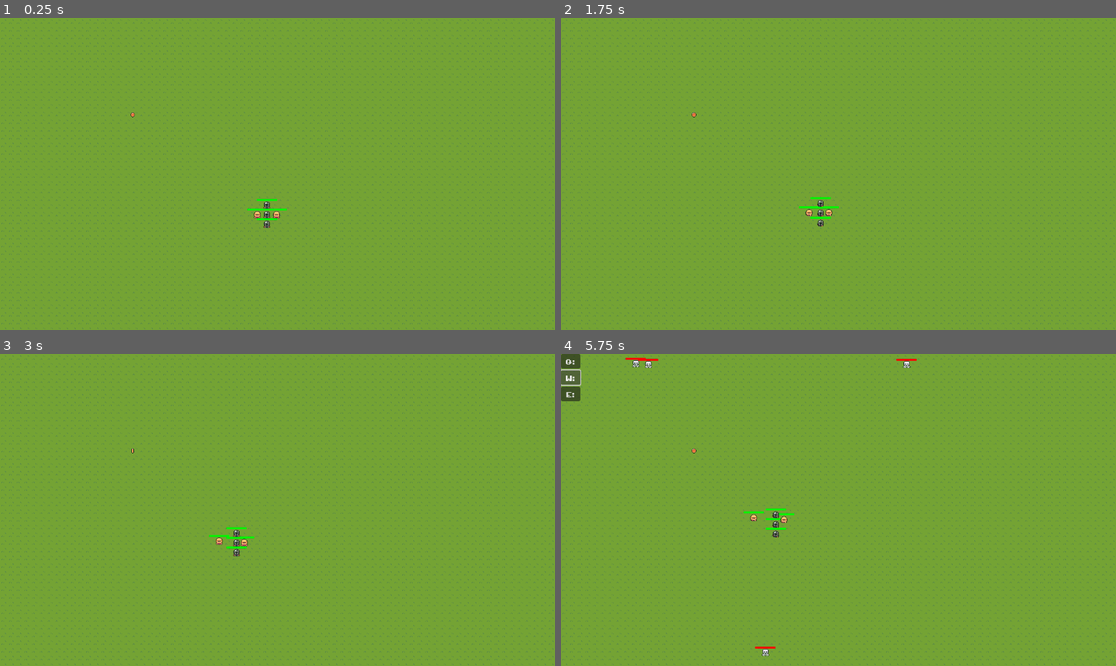
Above: before the commit, frames 1-4 (two rows, left to right).
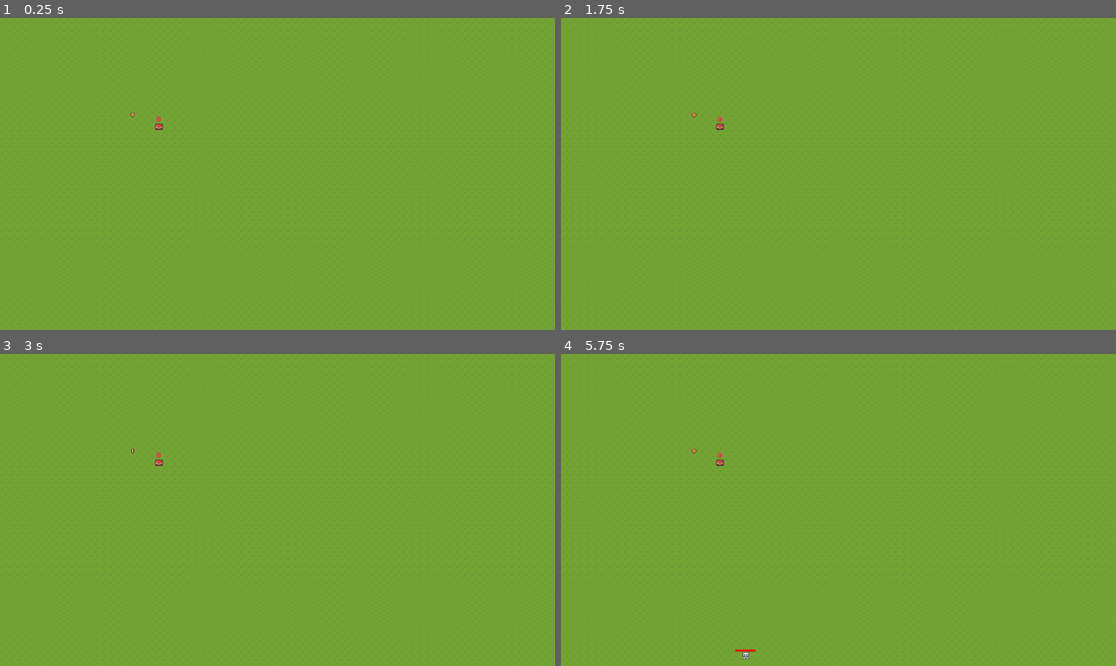
Above: after the commit, the same moments.

Repository: lm98/team-survival
Game: Godot game, scene res://scenes/game.tscn
Same seed, same stepped clock (60 frames per second), same inputs: the game is played once before the commit and once after it.
Inputs (mouse positions are in pixels of both pictures, inside the frame that each line leads up to):
- Up to frame 1 (0.25 s): no input
- Up to frame 2 (1.75 s): tap Enter at 0.5 s; move the mouse to (960, 158) at 0.52 s; tap Space (open_chest, bound only after the commit) at 0.6, 1.25, 1.55 s; move the mouse to (727, 189) at 1.27 s; click (727, 189) at 1.35 s
- Up to frame 3 (3 s): move the mouse to (333, 441) at 2.02 s; tap Space (open_chest, bound only after the commit) at 2.1, 2.85 s; move the mouse to (249, 572) at 2.77 s
- Up to frame 4 (5.75 s): move the mouse to (1005, 556) at 3.52 s; click (1005, 556) at 3.6 s; tap Space (open_chest, bound only after the commit) at 3.8 s; right-click (1005, 556) at 4.15 s; click (572, 360) at 4.25 s, where only the run before the commit has a clickable "Q:"; click (572, 378) at 5 s, where only the run before the commit has a clickable "W:"

The runs differ from the first frame. In frame 1, 0.3% of the frame differs, in the area x 27-52%, y 31-68%; in frame 2, 0.3%; in frame 3, 0.3%; in frame 4, 1.1%, in the area x 0-65%, y 0-98%.
Error after the commit: Invalid access to property or key 'size' on a base object of type 'Dictionary'. (res://scripts/player/player_team.gd:32)

Commit message:
feat: add chest to buy team members

Diff:
--- a/project.godot
+++ b/project.godot
@@ -22,9 +22,10 @@
 "events": [Object(InputEventMouseButton,"resource_local_to_scene":false,"resource_name":"","device":-1,"window_id":0,"a …(253 unchanged characters)…
 ]
 }
-open_choose_menu={
+open_chest={
 "deadzone": 0.5,
-"events": [Object(InputEventMouseButton,"resource_local_to_scene":false,"resource_name":"","device":-1,"window_id":0,"alt_pressed":false,"shift_pressed":false,"ctrl_pressed":false,"meta_pressed":false,"button_mask":0,"position":Vector2(0, 0),"global_position":Vector2(0, 0),"factor":1.0,"button_index":2,"canceled":false,"pressed":false,"double_click":false,"script":null)
+"events": [Object(InputEventKey,"resource_local_to_scene":false,"resource_name":"","device":-1,"window_id":0,"alt_pressed":false,"shift_pressed":false,"ctrl_pressed":false,"meta_pressed":false,"pressed":false,"keycode":0,"physical_keycode":32,"key_label":0,"unicode":32,"location":0,"echo":false,"script":null)
+, Object(InputEventKey,"resource_local_to_scene":false,"resource_name":"","device":-1,"window_id":0,"alt_pressed":false,"shift_pressed":false,"ctrl_pressed":false,"meta_pressed":false,"pressed":false,"keycode":0,"physical_keycode":69,"key_label":0,"unicode":101,"location":0,"echo":false,"script":null)
 ]
 }
 
--- a/scenes/game.tscn
+++ b/scenes/game.tscn
@@ -1,15 +1,14 @@
-[gd_scene load_steps=14 format=4 uid="uid://cg4hkp5e5mkx8"]
+[gd_scene load_steps=13 format=4 uid="uid://cg4hkp5e5mkx8"]
 
 [ext_resource type="PackedScene" uid="uid://cnmt8c1qg0fui" path="res://scenes/util/progression_manager.tscn" id="1_flsox"]
 [ext_resource type="PackedScene" uid="uid://dnm0gyvqhxihe" path="res://scenes/player/player_team.tscn" id="1_n5eul"]
-[ext_resource type="Script" path="res://scripts/game.gd" id="1_vvuup"]
 [ext_resource type="PackedScene" uid="uid://dox0nvi5tnwm7" path="res://scenes/enemy/skeleton.tscn" id="3_0e35p"]
 [ext_resource type="PackedScene" uid="uid://danomup8bjwpg" path="res://scenes/enemy/enemy_spawner.tscn" id="3_fpdir"]
 [ext_resource type="Texture2D" uid="uid://cfdmy3n0v8n03" path="res://assets/scenery/TilesetFloor.png" id="5_orsff"]
 [ext_resource type="Script" path="res://scripts/enemy/spawn_info.gd" id="5_rwukp"]
 [ext_resource type="AudioStream" uid="uid://dbvwl1eiupeps" path="res://assets/music/2 - The Cave.ogg" id="6_uluyg"]
 [ext_resource type="PackedScene" uid="uid://dqtxwbcjpp6iu" path="res://scenes/pickup/coin.tscn" id="7_l505k"]
-[ext_resource type="PackedScene" uid="uid://48xt1cdqrgao" path="res://scenes/ui/choose_menu.tscn" id="9_h5g5n"]
+[ext_resource type="PackedScene" uid="uid://vnndqvkga1eb" path="res://scenes/item/chest.tscn" id="10_ell8b"]
 
 [sub_resource type="TileSetAtlasSource" id="TileSetAtlasSource_tt5fv"]
 texture = ExtResource("5_orsff")
@@ -484,7 +483,6 @@
 spawn_delay = 1
 
 [node name="Game" type="Node"]
-script = ExtResource("1_vvuup")
 
 [node name="ProgressionManager" parent="." instance=ExtResource("1_flsox")]
 
@@ -493,9 +491,6 @@
 tile_map_data = PackedByteArray("AAAAAAAAAAAPAAwAAAAAAAEAAAAPAAwAAAAAAAIAAAAPAAwAAAAAAAMAAAAPAAwAAAAAAAQAAAAPAAwAAAAAAA …(69808 unchanged characters)…
 tile_set = SubResource("TileSet_hb1fn")
 
-[node name="ChooseMenu" parent="." instance=ExtResource("9_h5g5n")]
-visible = false
-
 [node name="PlayerTeam" parent="." instance=ExtResource("1_n5eul")]
 position = Vector2(277, 204)
 
@@ -510,4 +505,8 @@
 [node name="Coin" parent="." instance=ExtResource("7_l505k")]
 position = Vector2(276, 201)
 
+[node name="Chest" parent="." instance=ExtResource("10_ell8b")]
+position = Vector2(330, 225)
+chest_type = null
+
 [editable path="EnemySpawner"]
--- /dev/null
+++ b/scenes/item/chest.tscn
@@ -0,0 +1,66 @@
+[gd_scene load_steps=9 format=3 uid="uid://vnndqvkga1eb"]
+
+[ext_resource type="Script" path="res://scripts/item/chest.gd" id="1_2y3rx"]
+[ext_resource type="Texture2D" uid="uid://c3um1dh5tuuqh" path="res://assets/sprites/BigTreasureChest.png" id="1_it48e"]
+[ext_resource type="FontFile" uid="uid://bslx2ods0bxu2" path="res://assets/ui/fonts/NormalFont.ttf" id="1_rsmcv"]
+
+[sub_resource type="AtlasTexture" id="AtlasTexture_gkhrm"]
+atlas = ExtResource("1_it48e")
+region = Rect2(0, 0, 16, 14)
+
+[sub_resource type="AtlasTexture" id="AtlasTexture_42iku"]
+atlas = ExtResource("1_it48e")
+region = Rect2(0, 0, 16, 14)
+
+[sub_resource type="AtlasTexture" id="AtlasTexture_18cj6"]
+atlas = ExtResource("1_it48e")
+region = Rect2(16, 0, 16, 14)
+
+[sub_resource type="SpriteFrames" id="SpriteFrames_bn54a"]
+animations = [{
+"frames": [{
+"duration": 1.0,
+"texture": SubResource("AtlasTexture_gkhrm")
+}],
+"loop": true,
+"name": &"idle",
+"speed": 5.0
+}, {
+"frames": [{
+"duration": 1.0,
+"texture": SubResource("AtlasTexture_42iku")
+}, {
+"duration": 1.0,
+"texture": SubResource("AtlasTexture_18cj6")
+}],
+"loop": false,
+"name": &"open",
+"speed": 5.0
+}]
+
+[sub_resource type="CircleShape2D" id="CircleShape2D_swgrx"]
+radius = 19.0263
+
+[node name="Chest" type="Area2D"]
+script = ExtResource("1_2y3rx")
+chest_type = null
+
+[node name="Label" type="Label" parent="."]
+offset_left = -10.0
+offset_top = -27.0
+offset_right = 12.0
+offset_bottom = -5.0
+theme_override_colors/font_color = Color(0.878431, 0.223529, 0.298039, 1)
+theme_override_fonts/font = ExtResource("1_rsmcv")
+text = "0"
+horizontal_alignment = 1
+
+[node name="AnimatedSprite2D" type="AnimatedSprite2D" parent="."]
+sprite_frames = SubResource("SpriteFrames_bn54a")
+animation = &"open"
+autoplay = "idle"
+
+[node name="CollisionShape2D" type="CollisionShape2D" parent="."]
+shape = SubResource("CircleShape2D_swgrx")
+
+[connection signal="animation_finished" from="AnimatedSprite2D" to="." method="_on_animated_sprite_2d_animation_finished"]
--- a/scenes/pickup/coin.tscn
+++ b/scenes/pickup/coin.tscn
@@ -42,6 +42,45 @@
 "name": &"idle",
 "speed": 5.0
 }]
+
+[sub_resource type="Animation" id="Animation_xs32s"]
+length = 0.001
+tracks/0/type = "value"
+tracks/0/imported = false
+tracks/0/enabled = true
+tracks/0/path = NodePath("AnimatedSprite2D:visible")
+tracks/0/interp = 1
+tracks/0/loop_wrap = true
+tracks/0/keys = {
+"times": PackedFloat32Array(0),
+"transitions": PackedFloat32Array(1),
+"update": 1,
+"values": [true]
+}
+tracks/1/type = "value"
+tracks/1/imported = false
+tracks/1/enabled = true
+tracks/1/path = NodePath("AudioStreamPlayer2D:playing")
+tracks/1/interp = 1
+tracks/1/loop_wrap = true
+tracks/1/keys = {
+"times": PackedFloat32Array(0),
+"transitions": PackedFloat32Array(1),
+"update": 1,
+"values": [false]
+}
+tracks/2/type = "value"
+tracks/2/imported = false
+tracks/2/enabled = true
+tracks/2/path = NodePath("CollisionShape2D:disabled")
+tracks/2/interp = 1
+tracks/2/loop_wrap = true
+tracks/2/keys = {
+"times": PackedFloat32Array(0),
+"transitions": PackedFloat32Array(1),
+"update": 1,
+"values": [false]
+}
 
 [sub_resource type="Animation" id="Animation_23phf"]
 resource_name = "pickup"
@@ -96,45 +135,6 @@
 }]
 }
 
-[sub_resource type="Animation" id="Animation_xs32s"]
-length = 0.001
-tracks/0/type = "value"
-tracks/0/imported = false
-tracks/0/enabled = true
-tracks/0/path = NodePath("AnimatedSprite2D:visible")
-tracks/0/interp = 1
-tracks/0/loop_wrap = true
-tracks/0/keys = {
-"times": PackedFloat32Array(0),
-"transitions": PackedFloat32Array(1),
-"update": 1,
-"values": [true]
-}
-tracks/1/type = "value"
-tracks/1/imported = false
-tracks/1/enabled = true
-tracks/1/path = NodePath("AudioStreamPlayer2D:playing")
-tracks/1/interp = 1
-tracks/1/loop_wrap = true
-tracks/1/keys = {
-"times": PackedFloat32Array(0),
-"transitions": PackedFloat32Array(1),
-"update": 1,
-"values": [false]
-}
-tracks/2/type = "value"
-tracks/2/imported = false
-tracks/2/enabled = true
-tracks/2/path = NodePath("CollisionShape2D:disabled")
-tracks/2/interp = 1
-tracks/2/loop_wrap = true
-tracks/2/keys = {
-"times": PackedFloat32Array(0),
-"transitions": PackedFloat32Array(1),
-"update": 1,
-"values": [false]
-}
-
 [sub_resource type="AnimationLibrary" id="AnimationLibrary_oj7es"]
 _data = {
 "RESET": SubResource("Animation_xs32s"),
--- a/scenes/player/knight.tscn
+++ b/scenes/player/knight.tscn
@@ -93,7 +93,6 @@
 frame_progress = 0.195528
 
 [node name="CollisionShape2D" type="CollisionShape2D" parent="."]
-visible = false
 position = Vector2(0, 1)
 shape = SubResource("RectangleShape2D_5vl7d")
 
--- a/scenes/player/team_member.tscn
+++ b/scenes/player/team_member.tscn
@@ -1,9 +1,8 @@
-[gd_scene load_steps=7 format=3 uid="uid://b6nfxj6hr8867"]
+[gd_scene load_steps=6 format=3 uid="uid://b6nfxj6hr8867"]
 
 [ext_resource type="Script" path="res://scripts/player/team_member.gd" id="1_c6x2y"]
 [ext_resource type="PackedScene" uid="uid://cof7rl4antpa8" path="res://scenes/util/health_component.tscn" id="3_kj3eh"]
 [ext_resource type="PackedScene" uid="uid://bspqrsf7x4l" path="res://scenes/attack/hit_box.tscn" id="3_qqngv"]
-[ext_resource type="AudioStream" uid="uid://dngpuo78t7q02" path="res://assets/music/Hit.wav" id="4_i8qdm"]
 
 [sub_resource type="SpriteFrames" id="SpriteFrames_ctp6b"]
 
@@ -31,10 +30,7 @@
 value = 30.0
 
 [node name="AttackRange" parent="." instance=ExtResource("3_qqngv")]
-
-[node name="HurtSound" type="AudioStreamPlayer2D" parent="."]
-stream = ExtResource("4_i8qdm")
-volume_db = -10.0
+visible = true
 
 [connection signal="damaged" from="HealthComponent" to="." method="_on_health_component_damaged"]
 [connection signal="health_depleted" from="HealthComponent" to="." method="_on_health_component_health_depleted"]
--- a/scenes/ui/choose_menu.tscn
+++ /dev/null
@@ -1,39 +0,0 @@
-[gd_scene load_steps=4 format=3 uid="uid://48xt1cdqrgao"]
-
-[ext_resource type="Script" path="res://scripts/ui/choose_menu.gd" id="1_107v2"]
-[ext_resource type="FontFile" uid="uid://bslx2ods0bxu2" path="res://assets/ui/fonts/NormalFont.ttf" id="1_k00nr"]
-
-[sub_resource type="StyleBoxEmpty" id="StyleBoxEmpty_1vu2a"]
-
-[node name="ChooseMenu" type="Control"]
-layout_mode = 3
-anchors_preset = 15
-anchor_right = 1.0
-anchor_bottom = 1.0
-grow_horizontal = 2
-grow_vertical = 2
-script = ExtResource("1_107v2")
-
-[node name="PanelContainer" type="PanelContainer" parent="."]
-layout_mode = 0
-offset_right = 40.0
-offset_bottom = 40.0
-theme_override_styles/panel = SubResource("StyleBoxEmpty_1vu2a")
-
-[node name="VBoxContainer" type="VBoxContainer" parent="PanelContainer"]
-layout_mode = 2
-
-[node name="Choice1" type="Button" parent="PanelContainer/VBoxContainer"]
-layout_mode = 2
-theme_override_fonts/font = ExtResource("1_k00nr")
-text = "Q:"
-
-[node name="Choice2" type="Button" parent="PanelContainer/VBoxContainer"]
-layout_mode = 2
-theme_override_fonts/font = ExtResource("1_k00nr")
-text = "W:"
-
-[node name="Choice3" type="Button" parent="PanelContainer/VBoxContainer"]
-layout_mode = 2
-theme_override_fonts/font = ExtResource("1_k00nr")
-text = "E:"
--- a/scenes/util/progression_manager.tscn
+++ b/scenes/util/progression_manager.tscn
@@ -1,6 +1,6 @@
 [gd_scene load_steps=2 format=3 uid="uid://cnmt8c1qg0fui"]
 
-[ext_resource type="Script" path="res://scripts/utilprogression_manager.gd" id="1_1rxda"]
+[ext_resource type="Script" path="res://scripts/util/progression_manager.gd" id="1_1rxda"]
 
 [node name="ProgressionManager" type="Node"]
 script = ExtResource("1_1rxda")
--- /dev/null
+++ b/scripts/item/chest.gd
@@ -0,0 +1,35 @@
+@tool class_name Chest extends Area2D
+
+enum ChestType {Random, PlayerChoice}
+
+@export var price_to_open: int = 0
+@export var chest_type: ChestType
+@onready var label: Label = $Label
+@onready var pm: ProgressionManager = get_node("/root/Game/ProgressionManager")
+@onready var pt: PlayerTeam = get_node("/root/Game/PlayerTeam")
+@onready var animated_sprite_2d: AnimatedSprite2D = $AnimatedSprite2D
+
+var player_characters = ["Knight", "FighterRed"]
+var content: String
+
+func _ready():
+	if pm == null:
+		printerr("No Progression Manager!")
+	elif pt == null:
+		printerr("No Player Team!")
+	match chest_type:
+		ChestType.Random:
+			content = player_characters.pick_random()
+		_: pass
+
+func _physics_process(delta: float) -> void:
+	label.text = str(price_to_open)
+
+	var player_present: bool = get_overlapping_bodies().size() > 0
+
+	if player_present and pm.points >= price_to_open and Input.is_action_just_pressed("open_chest"):
+		pt.on_chest_open(content)
+		animated_sprite_2d.play("open")
+
+func _on_animated_sprite_2d_animation_finished() -> void:
+	queue_free()
--- a/scripts/player/player_team.gd
+++ b/scripts/player/player_team.gd
@@ -2,15 +2,23 @@
 
 @export var spawn_points: Array[Node2D]
 @onready var spawning_shape = %SpawningShape
+
+const team_members = {
+	"Knight": preload("res://scenes/player/knight.tscn"),
+	"FighterRed": preload("res://scenes/player/fighter_red.tscn")
+}
 
 var members: Dictionary = {}
 
 func get_members() -> Dictionary:
 	return members.duplicate()
 
-func add_member(member: TeamMember):
+func add_member(member: TeamMember) -> bool:
 	if members.size() < spawn_points.size():
 		members[members.size()] = member
+		return true
+	else:
+		return false
 
 func remove_member_by_index(index: int) -> bool:
 	return members.erase(index)
@@ -20,22 +28,20 @@
 	if index != null:
 		remove_member_by_index(index)
 
-func spawn_new_member(member_res: Resource, position: Vector2 = Vector2.ZERO):
+func spawn_new_member(member_res: Resource, spawn_point: Node2D):
+	if members.size >= spawn_points.size(): return
 	var member = member_res.instantiate()
-	member.global_position = position
+	member.global_position = spawn_point.global_position
 	member.connect("member_died", on_member_death)
 	add_child(member)
 	add_member(member)
 
 func create_test_team():
-	const member_prefabs = [
-		preload("res://scenes/player/fighter_red.tscn"),
-		preload("res://scenes/player/knight.tscn"),
-	]
+	var member_prefabs = team_members.values()
 
 	for sp in spawn_points:
 		var member = member_prefabs.pick_random()
-		spawn_new_member(member, sp.global_position)
+		spawn_new_member(member, sp)
 
 func _ready():
 	create_test_team()
@@ -54,3 +60,6 @@
 
 func on_member_death(member: TeamMember):
 	remove_member(member)
+
+func on_chest_open(member: String) -> void:
+	print("Adding " + member)
--- a/scripts/player/team_member.gd
+++ b/scripts/player/team_member.gd
@@ -6,7 +6,6 @@
 @onready var target_position: Vector2 = global_position
 @onready var health_component = $HealthComponent
 @onready var animated_sprite = $AnimatedSprite2D
-@onready var hurt_sound: AudioStreamPlayer2D = $HurtSound
 
 func _physics_process(_delta):
 	target_position = (click_position - global_position).normalized()
@@ -25,6 +24,3 @@
 func _on_health_component_health_depleted():
 	member_died.emit(self)
 	queue_free()
-
-func _on_health_component_damaged(amount: int) -> void:
-	hurt_sound.play()
--- a/scripts/ui/choose_menu.gd
+++ /dev/null
@@ -1,21 +0,0 @@
-extends Control
-
-@onready var choice_1 = %Choice1
-@onready var choice_2 = %Choice2
-@onready var choice_3 = %Choice3
-
-@export var ch_1 = "Q"
-@export var ch_2 = "W"
-@export var ch_3 = "E"
-
-func set_choice(n, choice):
-	match n:
-		1:
-			choice_1.text = "Q:" + choice
-			ch_1 = choice
-		2:
-			choice_2.text = "W:" + choice
-			ch_2 = choice
-		3:
-			choice_3.text = "E:" + choice
-			ch_3 = choice
--- /dev/null
+++ b/scripts/util/progression_manager.gd
@@ -0,0 +1,13 @@
+class_name ProgressionManager extends Node
+
+@export var points: int = 0
+
+func increase_points(amount: int) -> void:
+	points += amount
+	print("Points increased!")
+
+func decrease_points(amount: int) -> void:
+	if (points - amount) <= 0:
+		points = 0
+	else:
+		points -= amount
--- a/scripts/utilprogression_manager.gd
+++ /dev/null
@@ -1,6 +0,0 @@
-class_name ProgressionManager extends Node
-
-var points = 0
-
-func increase_points(amount: int) -> void:
-	points += amount
Binary file added: assets/sprites/BigTreasureChest.png
Not shown, added: assets/sprites/BigTreasureChest.png.import
